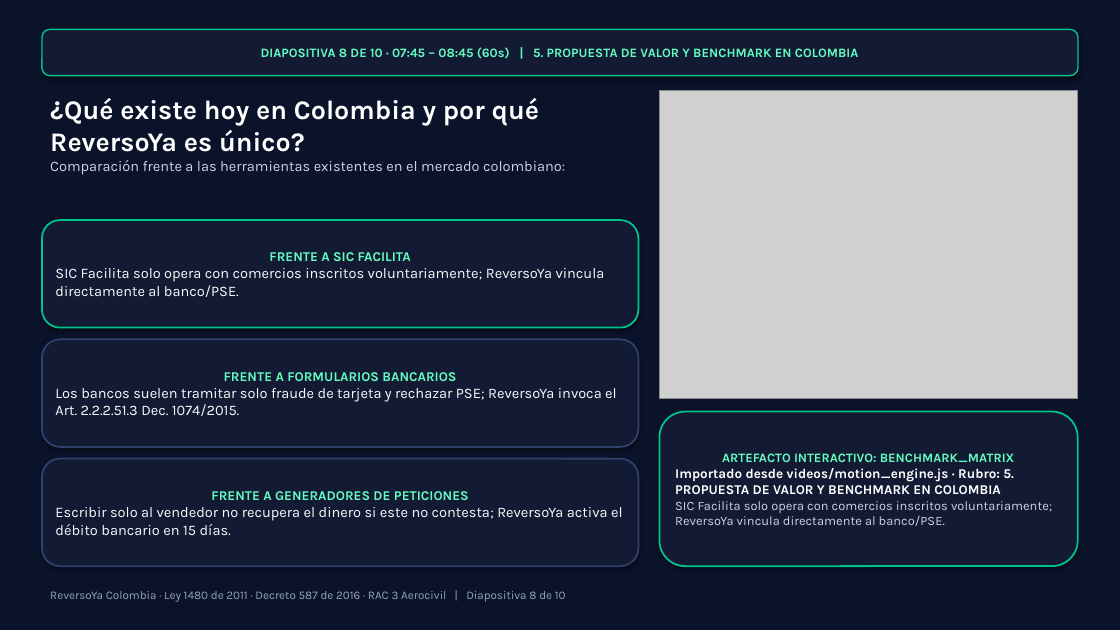
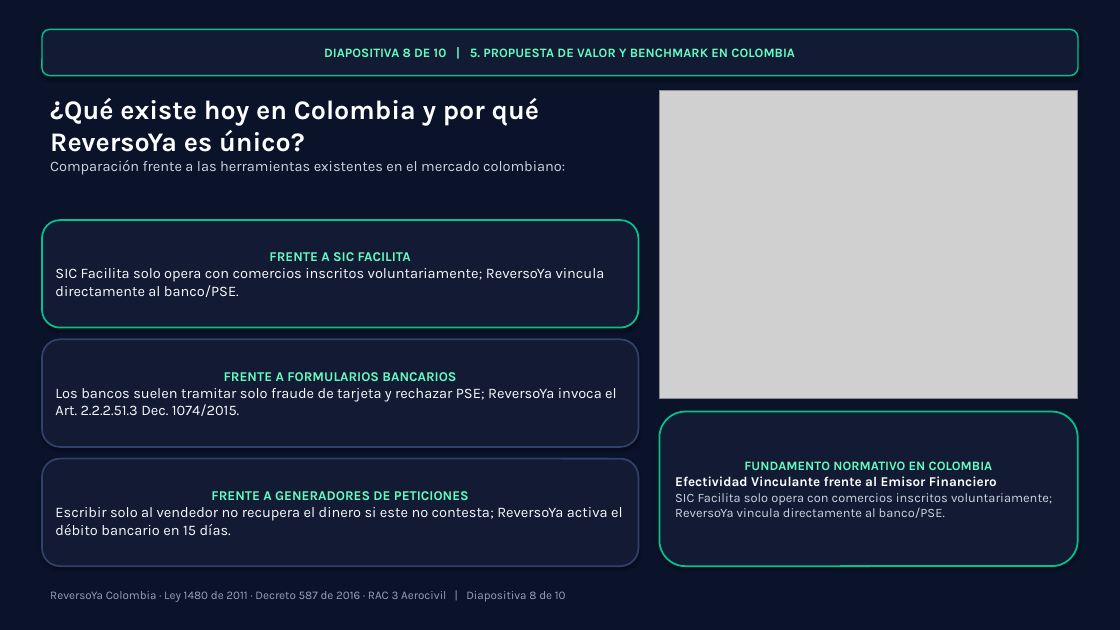
Before and after one commit to seagomezar/reversoya, a slide deck: slide 8 of ReversoYa_Presentacion_10Minutos.pptx. Drawn at 1120x630 pixels with LibreOffice and Linux fonts; fonts in the diff are those of the drawing; grey boxes stand for pictures. Boxes give left, top, right and bottom in pixels: in the first picture for what was removed or moved away, otherwise in the second. Text is boxed around its words. In the diff, an @@ line names an element or a change of style, - is before the commit and + after.

```diff
--- a/ReversoYa_Presentacion_10Minutos.pptx
+++ b/ReversoYa_Presentacion_10Minutos.pptx
@@ text in rounded rectangle at bbox=[324, 48, 795, 57]: text changed @@
-DIAPOSITIVA 8 DE 10 · 07:45 – 08:45 (60s) | 5. PROPUESTA DE VALOR Y BENCHMARK EN COLOMBIA
+DIAPOSITIVA 8 DE 10 | 5. PROPUESTA DE VALOR Y BENCHMARK EN COLOMBIA
@@ text in rounded rectangle at bbox=[675, 461, 997, 486]: text changed @@
-ARTEFACTO INTERACTIVO: BENCHMARK_MATRIX
-Importado desde videos/motion_engine.js · Rubro: 5. PROPUESTA DE VALOR Y BENCHMARK EN COLOMBIA
+FUNDAMENTO NORMATIVO EN COLOMBIA
+Efectividad Vinculante frente al Emisor Financiero
```
Also in this commit, not shown: 9 other slides changed, 12 other files.
